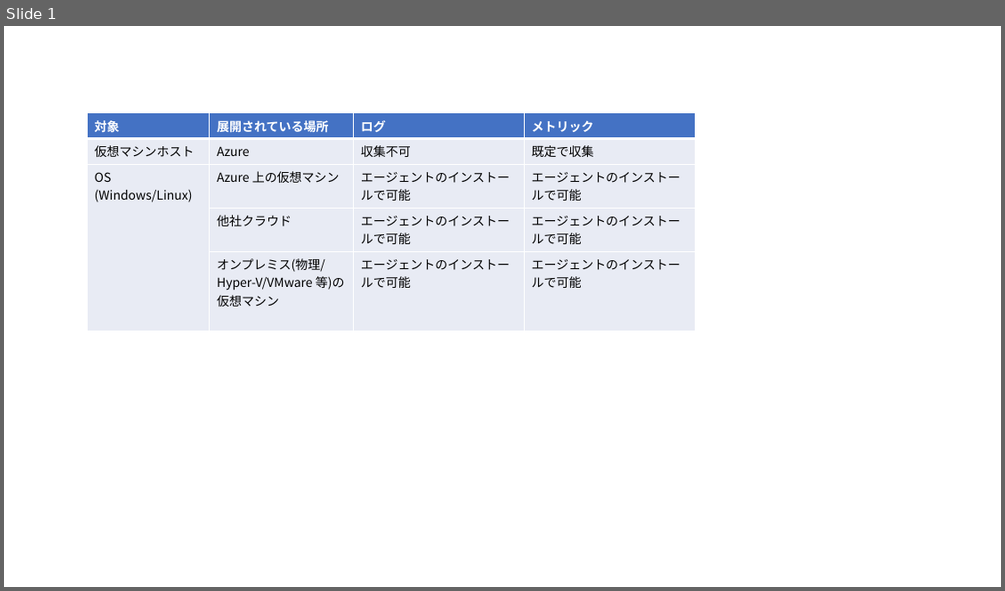
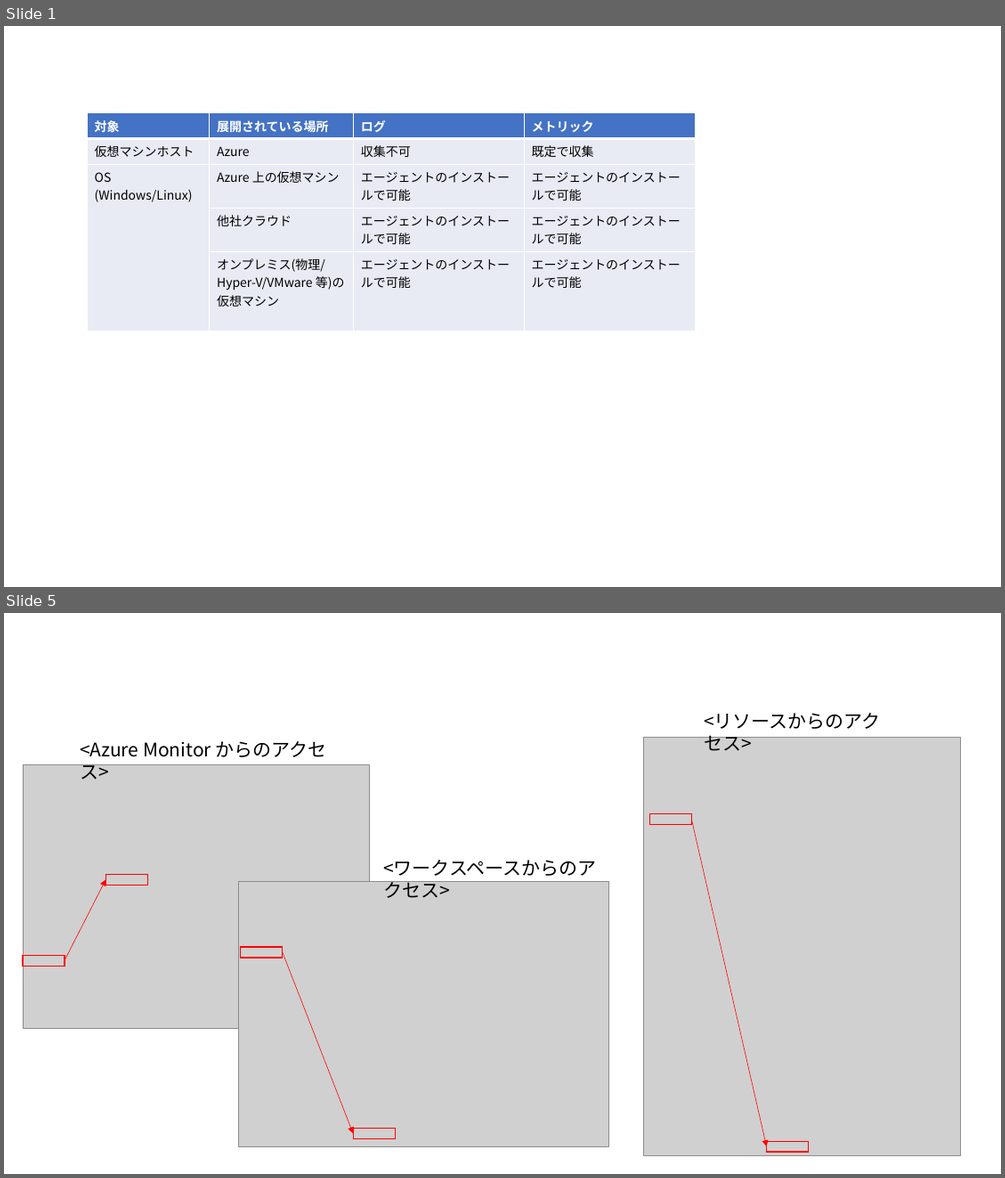
Before and after one commit to Azure/fta-japan, a slide deck: FTALive/Monitoring/images/figure.pptx. Shown one above the other, each under a label of ours: slide 1 before the commit, slides 1 and 5 after it; the slides between them are not shown. The pictures are 1005x591 and 1005x1178 pixels, drawn with LibreOffice and Linux fonts; fonts in the diff are those of the drawing; grey boxes stand for pictures. Boxes give left, top, right and bottom in pixels: in the first picture for what was removed or moved away, otherwise in the second. Text is boxed around its words. In the diff, an @@ line names an element or a change of style, - is before the commit and + after.

```diff
--- a/FTALive/Monitoring/images/figure.pptx
+++ b/FTALive/Monitoring/images/figure.pptx
@@ slide 5 added at (4,613,1001,1174), background #FFFFFF @@
@@ text added at (704,713,881,751), 18 pt, text #000000 @@
+<リソースからのアクセス>
@@ text added at (80,741,327,779), 18 pt, text #000000 @@
+<Azure Monitor からのアクセス>
@@ picture added at (644,737,961,1155) @@
@@ picture added at (23,765,370,1028) @@
@@ rectangle added at (649,814,691,825), outline #FF0000 1 pt @@
@@ arrow added from (692, 819) to (767, 1146), #FF0000 0.5 pt @@
@@ arrow added from (65, 960) to (105, 879), #FF0000 0.5 pt @@
@@ rectangle added at (105,874,147,884), outline #FF0000 1 pt @@
@@ text added at (383,860,596,898), 18 pt, text #000000 @@
+<ワークスペースからのアクセス>
@@ picture added at (239,882,609,1146) @@
@@ rectangle added at (23,955,65,965), outline #FF0000 1 pt @@
@@ rectangle added at (241,948,283,957), outline #FF0000 1 pt @@
@@ arrow added from (283, 952) to (353, 1134), #FF0000 0.5 pt @@
@@ rectangle added at (353,1128,395,1139), outline #FF0000 1 pt @@
@@ rectangle added at (767,1141,809,1151), outline #FF0000 1 pt @@
```
Also in this commit, not shown: 3 other slides added, 8 other files.
